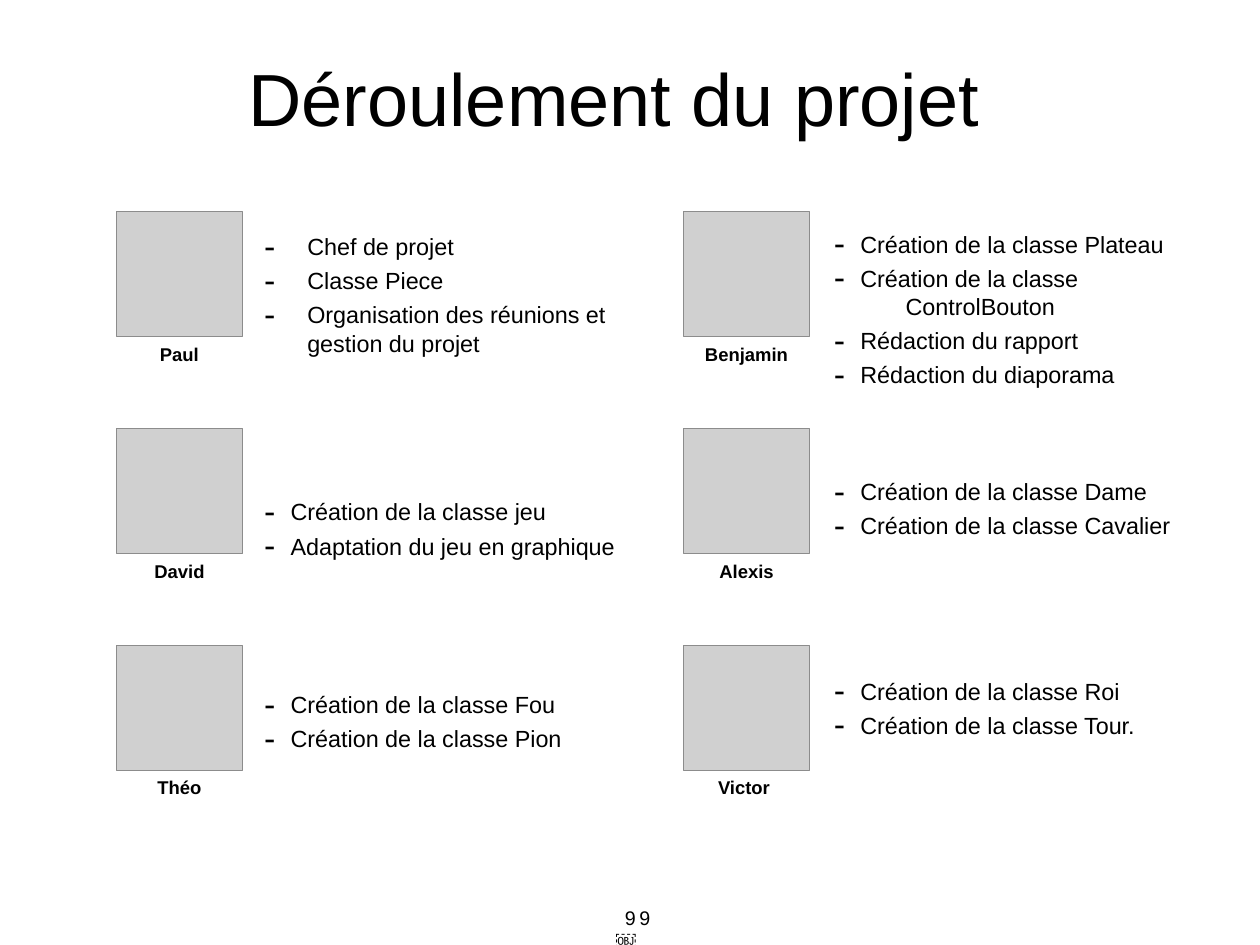
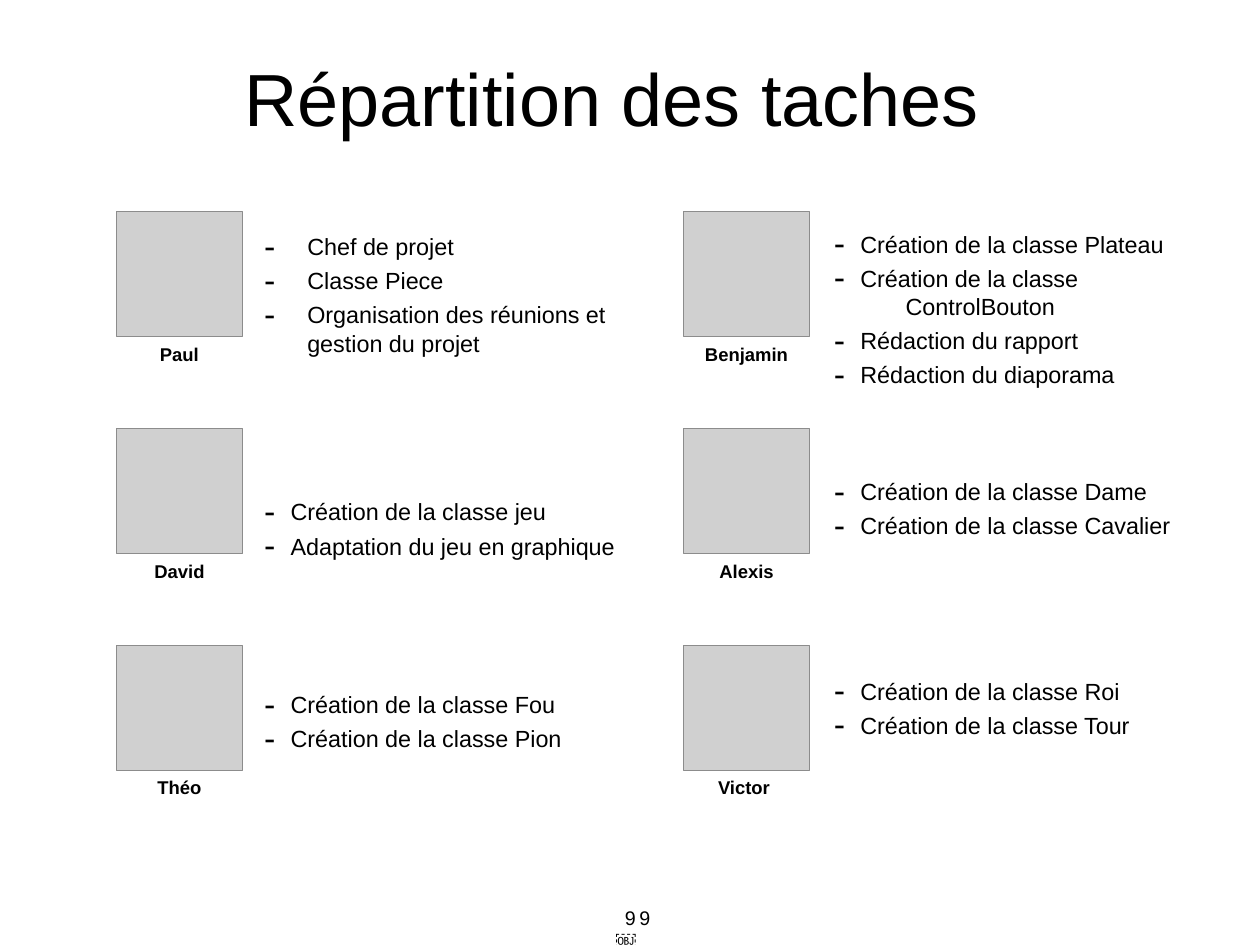
Before and after one commit to skwalala/jeu-d-echec, a slide deck: slide 9 of doc/diapo pour les bouseux.pptx. Drawn at 1260x945 pixels with LibreOffice and Linux fonts; fonts in the diff are those of the drawing; grey boxes stand for pictures. Boxes give left, top, right and bottom in pixels: in the first picture for what was removed or moved away, otherwise in the second. Text is boxed around its words. In the diff, an @@ line names an element or a change of style, - is before the commit and + after.

```diff
--- a/doc/diapo pour les bouseux.pptx
+++ b/doc/diapo pour les bouseux.pptx
@@ text at (244, 71, 978, 140): text changed @@
-Déroulement du projet
+Répartition des taches
@@ text at (860, 716, 1129, 735): text changed @@
-– Création de la classe Tour.
+– Création de la classe Tour
```
Also in this commit, not shown: 4 other slides changed, 2 slides added, 1 slide removed, 18 other files.
